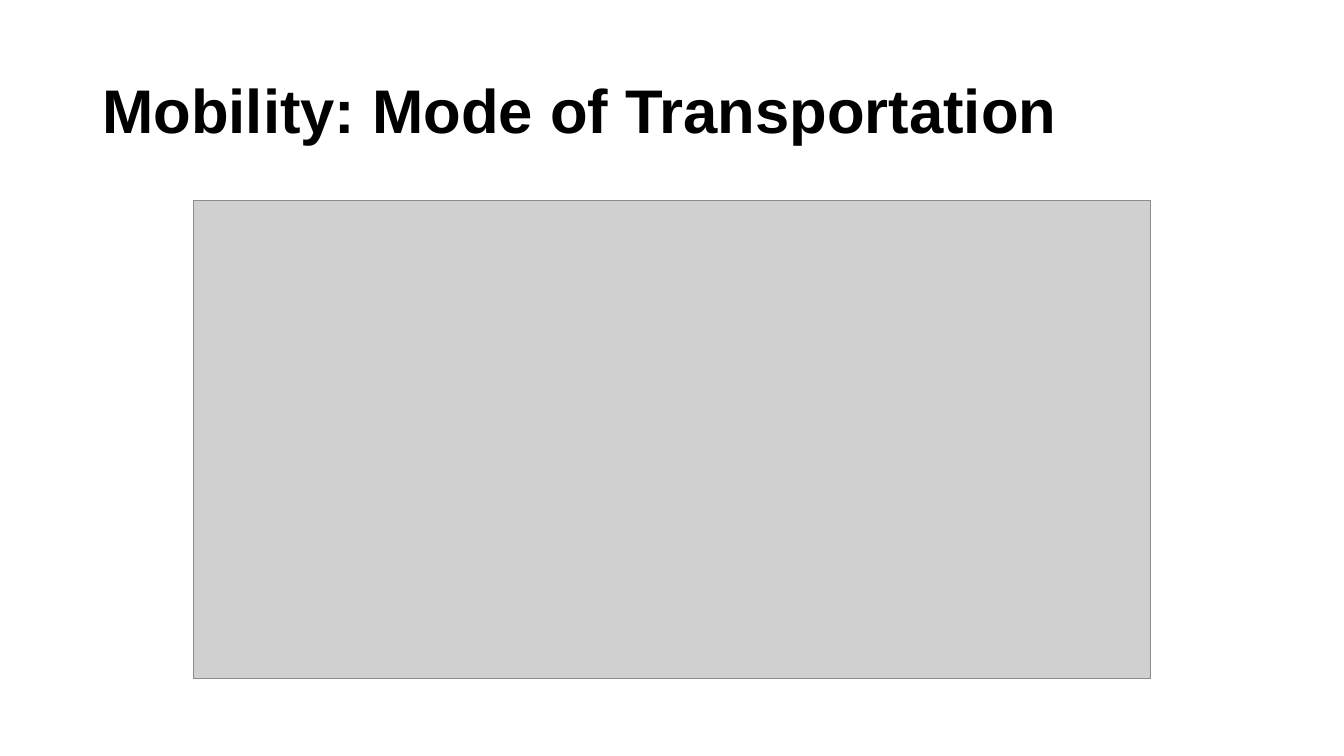
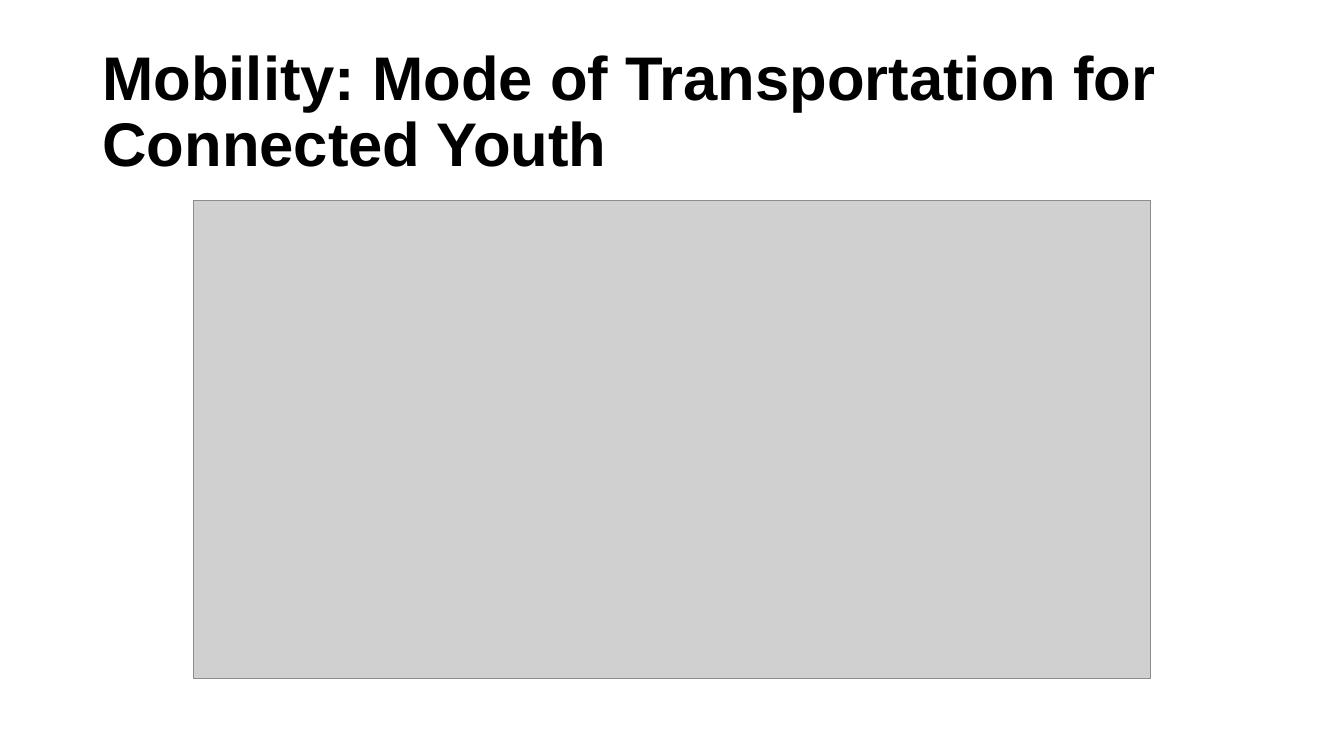
Before and after one commit to ucdiegorubi/oy_census_analysis, a slide deck: slide 16 of create_powerpoint/household_structure_estimates.pptx (slide 15 before the commit). Drawn at 1344x756 pixels with LibreOffice and Linux fonts; fonts in the diff are those of the drawing; grey boxes stand for pictures; background and template pictures are left out. Boxes give left, top, right and bottom in pixels: in the first picture for what was removed or moved away, otherwise in the second. Text is boxed around its words. In the diff, an @@ line names an element or a change of style, - is before the commit and + after.

Commit message:
updated household types to include connected youth only households for comparison and updated visualizations

```diff
--- a/create_powerpoint/household_structure_estimates.pptx
+++ b/create_powerpoint/household_structure_estimates.pptx
@@ title at (102,55,1155,167): text changed @@
-Mobility: Mode of Transportation
+Mobility: Mode of Transportation for Connected Youth
```
Also in this commit, not shown: 7 other slides changed, 3 slides added, 2 slides removed, 5 other files.
